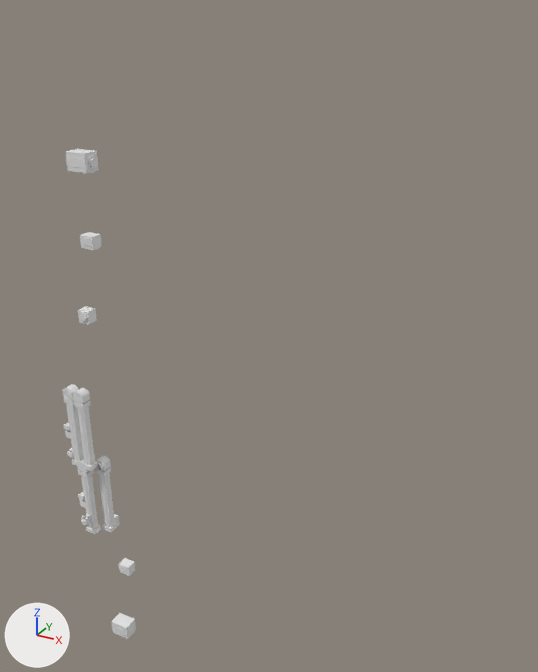
Renders of the FBX model Mesh/iss_ssrms.fbx from each side of a commit.
One viewpoint serves both versions: a camera (50 mm lens) standing at (13.09, -14.17, 2.23) and looking at (4.75, 1.0, -5.36). The lights are fixed; the arrows at lower left show +X, +Y and +Z. Where no turn or scale is listed for an object, it has been applied to the vertices.

The scene before the commit, as lines of its bpy script (objects in view):
```python
ob_arma_boom1 = bpy.data.objects.new('armA_Boom1', me_arma_boom1_001)
ob_arma_boom1.parent = ob_arma_sp_joint
ob_arma_boom1.location = (-0.2, -0.0167, -2.328)
ob_arma_boom2 = bpy.data.objects.new('armA_Boom2', me_arma_boom2_001)
ob_arma_boom2.parent = ob_arma_ep_joint
ob_arma_boom2.location = (0.197, 0.296, -2.324)
ob_arma_ep_joint = bpy.data.objects.new('armA_EP-joint', me_arma_ep_joint_001)
ob_arma_ep_joint.parent = ob_arma_boom1
ob_arma_ep_joint.location = (0.0, 0.0, 0.0)
ob_arma_sp_joint = bpy.data.objects.new('armA_SP-joint', me_arma_sp_joint_001)
ob_arma_sp_joint.parent = ob_arma_sy_joint
ob_arma_sp_joint.location = (-0.203, -0.317, -2.33)
ob_arma_sr_joint = bpy.data.objects.new('armA_SR-joint', me_arma_sr_joint_001)
ob_arma_sr_joint.parent = ob_arma_enda
ob_arma_sr_joint.location = (0.256, -0.315, -1.948)
ob_arma_sr_joint.rotation_euler = (0.0135, 0.0, 0.0)  # degrees (0.8, 0, 0)
ob_arma_sy_joint = bpy.data.objects.new('armA_SY-joint', me_arma_sy_joint_001)
ob_arma_sy_joint.parent = ob_arma_sr_joint
ob_arma_sy_joint.location = (-0.201, -0.318, -1.944)
ob_arma_wr_joint = bpy.data.objects.new('armA_WR-joint', me_arma_wr_joint_001)
ob_arma_wr_joint.parent = ob_arma_wy_joint
ob_arma_wr_joint.location = (-0.198, 0.624, -1.967)
ob_col_002 = bpy.data.objects.new('Col.002', me_cube_001)
ob_col_002.location = (-0.12, 0.16, -1.28)
```
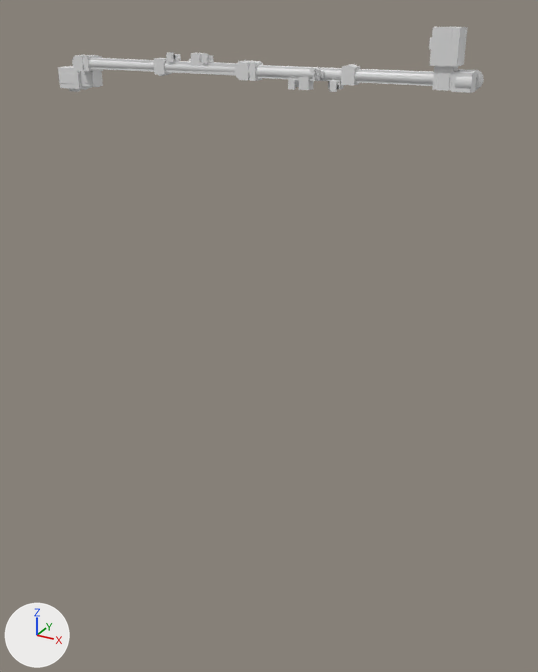
Location of each change, [x1, y1, x2, y2] in pixels of the pictures (538 x 672 px):
'armA_EP-joint', moved, turned
    before: [77, 458, 101, 534]
    after: [235, 62, 348, 92]
'armA_Boom2', moved, turned
    before: [95, 456, 117, 532]
    after: [347, 64, 484, 90]
'armA_Boom1', moved, turned
    before: [62, 384, 83, 466]
    after: [159, 52, 263, 76]
'armA_SP-joint', moved, turned
    before: [73, 388, 98, 471]
    after: [72, 55, 160, 76]
'Col.001', moved, turned
    before: [111, 613, 136, 639]
    after: [430, 27, 467, 66]
'armA_WR-joint', moved, turned
    before: [112, 616, 136, 637]
    after: [429, 27, 465, 66]
'armA_EndA', moved
    before: [66, 150, 98, 174]
    after: [58, 66, 89, 92]
'Col.009', moved, turned
    before: [66, 398, 84, 461]
    after: [165, 61, 237, 75]
'Col.008', moved, turned
    before: [77, 407, 95, 466]
    after: [89, 58, 154, 72]
'Col.007', moved, turned
    before: [98, 464, 115, 527]
    after: [355, 69, 434, 86]
'Col.002', moved
    before: [66, 149, 98, 173]
    after: [58, 66, 92, 89]
'Col.003', moved, turned
    before: [119, 558, 135, 576]
    after: [432, 66, 458, 90]
'Col.010', moved, turned
    before: [81, 475, 98, 529]
    after: [249, 66, 341, 82]
'armA_SR-joint', moved, turned
    before: [83, 236, 101, 249]
    after: [83, 73, 103, 87]
'armA_WP-joint', moved, turned
    before: [114, 515, 119, 525]
    after: [455, 71, 477, 93]
'Col.004', moved, turned
    before: [80, 232, 102, 250]
    after: [80, 71, 103, 87]
'Col.005', moved, turned
    before: [103, 514, 119, 526]
    after: [451, 71, 477, 93]
'armA_WY-joint', moved, turned
    before: [119, 565, 126, 572]
    after: [436, 73, 450, 91]
'armA_SY-joint', moved, turned (not visible afterwards)
    before: [78, 307, 94, 324]
'Col.006', moved, turned
    before: [79, 308, 97, 325]
    after: [84, 56, 103, 72]

What the commit changed:
Object 'armA_EP-joint' (ob_arma_ep_joint) moves from (0.0, 0.0, 0.0) to (-0.197, -0.296, 2.324).
Object 'armA_EP-joint' (ob_arma_ep_joint) turns from (0, 0, 0) to (0, -180, 0) degrees about x, y and z.
Object 'armA_SR-joint' (ob_arma_sr_joint) turns from (0.8, 0, 0) to (0, 0, 0) degrees about x, y and z.
Object 'armA_SR-joint' (ob_arma_sr_joint) moves from (0.256, -0.315, -1.948) to (0.457, 0.00262, -0.00457).
Object 'Col.002' (ob_col_002) moves from (-0.12, 0.16, -1.28) to (-0.38, 0.48, 0.67).
Object 'armA_Boom1' (ob_arma_boom1) turns from (0, 0, 0) to (0, -180, 0) degrees about x, y and z.
Object 'armA_Boom2' (ob_arma_boom2) moves from (0.197, 0.296, -2.324) to (0.198, -0.000239, -2.323).
Object 'armA_Boom2' (ob_arma_boom2) turns from (0, 0, 0) to (0, 180, 0) degrees about x, y and z.
Object 'armA_EndA' (ob_arma_enda) moves from (-0.01, 0.15, -1.27) to (-0.26, 0.46, 0.67).
Object 'armA_WP-joint' (ob_arma_wp_joint) moves from (-0.00116, 0.296, -0.000993) to (0.195, -0.327, 2.322).
Object 'armA_SP-joint' (ob_arma_sp_joint) moves from (-0.203, -0.317, -2.33) to (-0.00283, -0.3, -0.00118).
Object 'armA_SP-joint' (ob_arma_sp_joint) turns from (0, 0, 0) to (0, -90, 0) degrees about x, y and z.
Object 'armA_SY-joint' (ob_arma_sy_joint) moves from (-0.201, -0.318, -1.944) to (0.00154, -0.00113, 0.386).
Object 'armA_WY-joint' (ob_arma_wy_joint) turns from (0, 0, -179) to (0, 0, 0) degrees about x, y and z.
Object 'armA_WY-joint' (ob_arma_wy_joint) moves from (-0.196, 0.623, -2.323) to (0.00211, -0.000638, -0.356).
Object 'armA_WR-joint' (ob_arma_wr_joint) moves from (-0.198, 0.624, -1.967) to (-0.571, -0.00214, -0.022).
